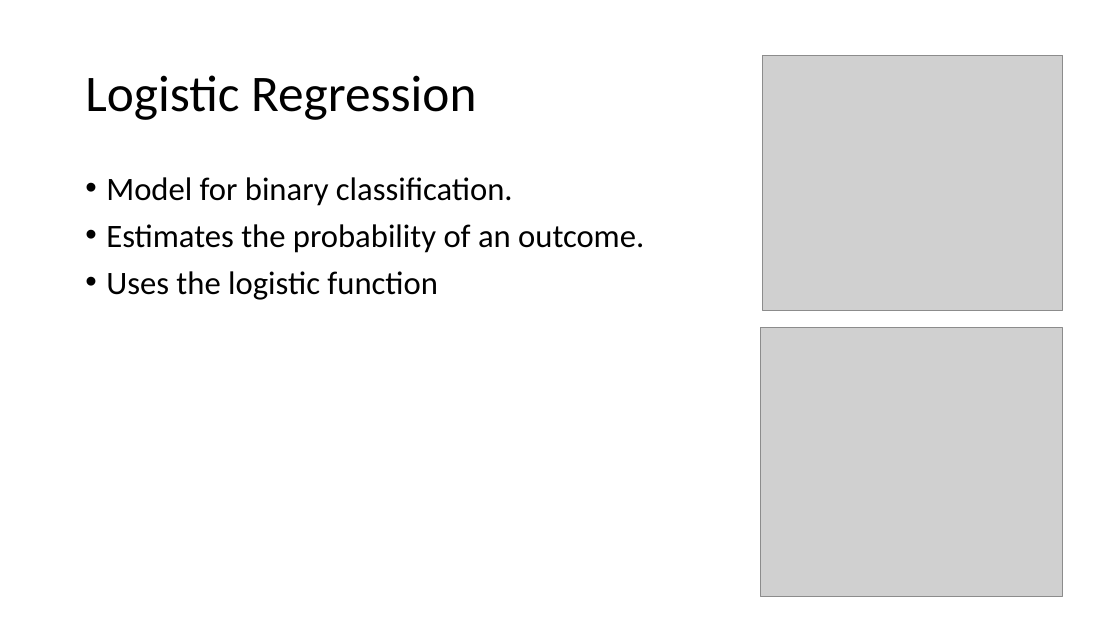
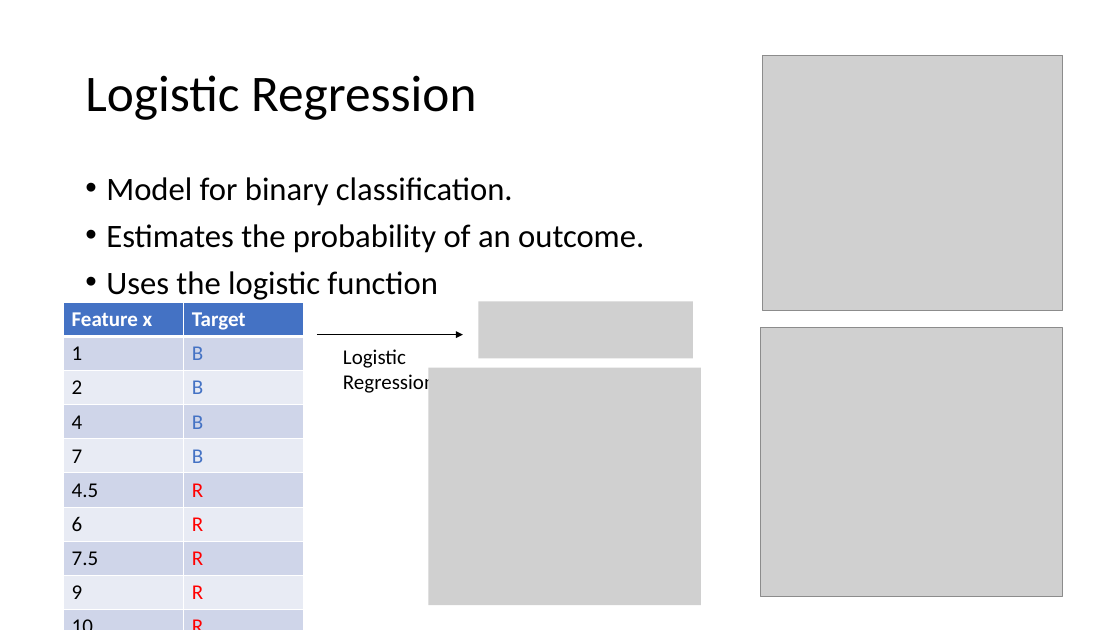
Before and after one commit to Nokix/powerpoints, a slide deck: slide 7 of More Machine Learning with Python.pptx. Drawn at 1120x630 pixels with LibreOffice and Linux fonts; fonts in the diff are those of the drawing; grey boxes stand for pictures. Boxes give left, top, right and bottom in pixels: in the first picture for what was removed or moved away, otherwise in the second. Text is boxed around its words. In the diff, an @@ line names an element or a change of style, - is before the commit and + after.

```diff
--- a/More Machine Learning with Python.pptx
+++ b/More Machine Learning with Python.pptx
@@ table added at box(63, 302, 303, 630), 10 rows, 2 columns @@
+Feature x | Target
+1 | B
+2 | B
+4 | B
+7 | B
+4.5 | R
+6 | R
+7.5 | R
+9 | R
+10 | R
@@ picture added at box(479, 302, 693, 359) @@
@@ arrow added from (317, 334) to (463, 334), #000000 1.5 pt @@
@@ text added at box(343, 349, 435, 396), 18 pt, text #000000 @@
+Logistic
+Regression
@@ picture added at box(429, 368, 702, 606) @@
```
Also in this commit, not shown: 1 other slide changed, 2 slides added, 5 other files.
